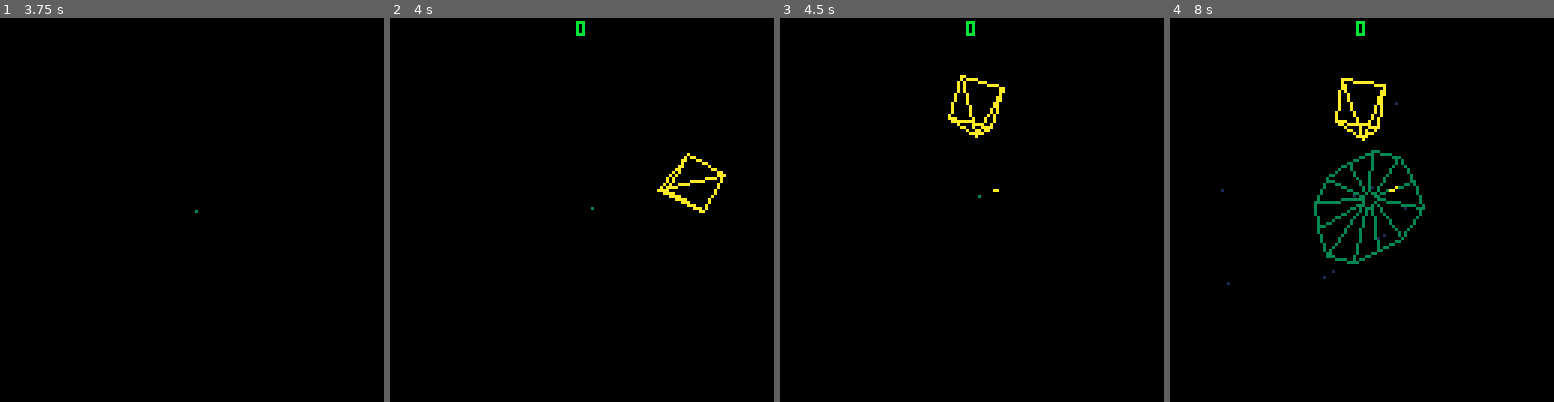
Above: before the commit, frames 1-4 (left to right).
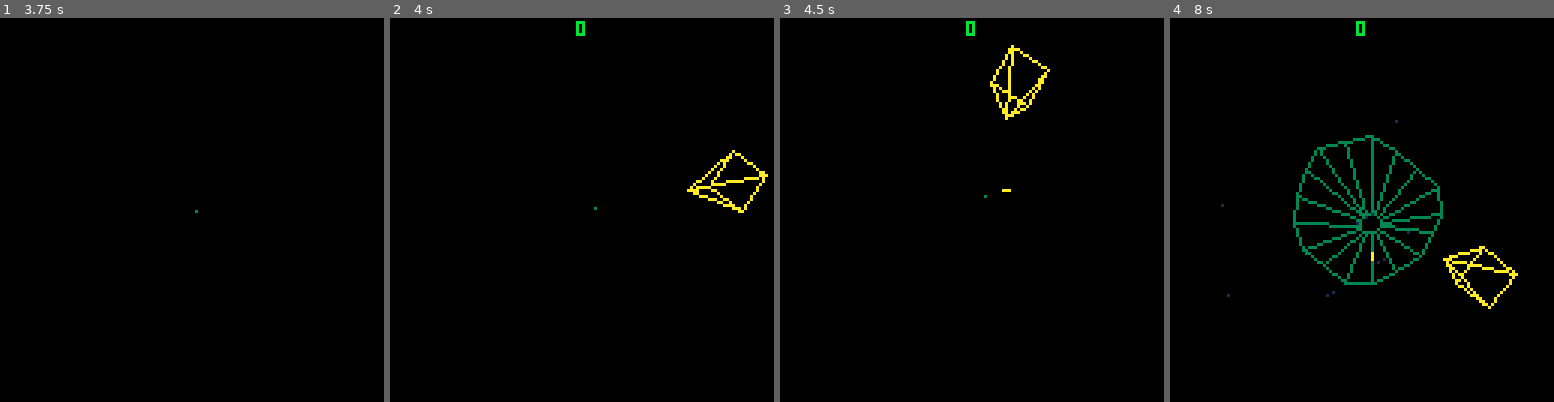
Above: after the commit, the same moments.

Repository: tesselode/web-pilot
Game: PICO-8 cartridge t1k.p8
Two runs of this game, one before a commit and one after it. Both use one fixed random seed, a clock stepped at 60 frames per second and the inputs below.
Inputs:
- Up to frame 1 (3.75 s): tap X (X key) at 0.33, 1.07, 1.85, 2.97 s; tap O (Z key) at 0.7, 1.7, 2.1, 2.5, 2.9, 3.3, 3.7 s; hold Right 1.6-2.1 s; hold Up 2.15-2.42 s; hold Right 2.47-3.03 s; hold Left 3.08-3.58 s; hold Down from 3.63 s (still down)
- Up to frame 2 (4 s): release Down at 3.97 s
- Up to frame 3 (4.5 s): hold Right from 4.02 s (still down); tap X (X key) at 4.08 s; tap O (Z key) at 4.1 s
- Up to frame 4 (8 s): tap O (Z key) every 0.4 s from 4.5 to 7.7 s; release Right at 4.68 s; hold Up 4.73-5.03 s; hold Left 5.08-5.68 s; tap X (X key) at 5.2, 6.32, 7.43 s; hold Down 5.73-6.03 s; hold Right 6.08-6.58 s; hold Right 6.63-7.13 s; hold Up 7.18-7.45 s; hold Right from 7.5 s (still down)

Frame 1 is identical in both runs. In frame 2, 1.0% of the frame differs, in the area x 52-99%, y 34-51%; in frame 3, 1.2%; in frame 4, 4.9%, in the area x 13-91%, y 15-76%.

Commit message:
pass web to gameplay state

Diff:
--- a/t1k.p8
+++ b/t1k.p8
@@ -342,8 +342,40 @@
 class.web.max_z = 1.01
 class.web.zap_speed = .002
 
+function class.web:generate()
+	self.points = {}
+	local lane_size = 16
+	local radius = 32 + rnd(24)
+	local angle = 0
+	local tilt_x = rnd(1/12)
+	local tilt_y = rnd(1/12)
+	local x = radius * cos(angle)
+	local y = radius * sin(angle)
+	local start_x = x
+	local start_y = y
+	while true do
+		self:add_point(x, y)
+		local new_x = radius * cos(angle + rnd(1/8) + tilt_x)
+		local new_y = radius * sin(angle + rnd(1/8) + tilt_y)
+		local dx = new_x - x
+		local dy = new_y - y
+		local len = sqrt(dx * dx + dy * dy)
+		dx /= len
+		dy /= len
+		dx *= lane_size
+		dy *= lane_size
+		x += dx
+		y += dy
+		local new_angle = atan2(x, y)
+		if angle > new_angle then break end
+		local distance_from_start = sqrt((x - start_x) * (x - start_x) + (y - start_y) * (y - start_y))
+		if angle > .5 and distance_from_start < lane_size * 2/3 then break end
+		angle = new_angle
+	end
+end
+
 function class.web:new()
-	self.points = {}
+	self:generate()
 	self.closed = true
 	self.zapping = false
 end
@@ -922,38 +954,6 @@
 state.gameplay.entity_limit = 30
 state.gameplay.game_over_time = 240
 
-function state.gameplay:generate_web()
-	self.web = class.web()
-	local lane_size = 16
-	local radius = 32 + rnd(24)
-	local angle = 0
-	local tilt_x = rnd(1/12)
-	local tilt_y = rnd(1/12)
-	local x = radius * cos(angle)
-	local y = radius * sin(angle)
-	local start_x = x
-	local start_y = y
-	while true do
-		self.web:add_point(x, y)
-		local new_x = radius * cos(angle + rnd(1/8) + tilt_x)
-		local new_y = radius * sin(angle + rnd(1/8) + tilt_y)
-		local dx = new_x - x
-		local dy = new_y - y
-		local len = sqrt(dx * dx + dy * dy)
-		dx /= len
-		dy /= len
-		dx *= lane_size
-		dy *= lane_size
-		x += dx
-		y += dy
-		local new_angle = atan2(x, y)
-		if angle > new_angle then break end
-		local distance_from_start = sqrt((x - start_x) * (x - start_x) + (y - start_y) * (y - start_y))
-		if angle > .5 and distance_from_start < lane_size * 2/3 then break end
-		angle = new_angle
-	end
-end
-
 function state.gameplay:init_stars()
 	self.stars = {}
 	for i = 1, 20 do
@@ -1049,10 +1049,10 @@
 	}
 end
 
-function state.gameplay:enter()
+function state.gameplay:enter(web)
 	self.p3d = class.p3d()
 	self.p3d.oz = -2/3
-	self:generate_web()
+	self.web = web
 	self.entities = {}
 	self.player = add(self.entities, class.player(self.web, 1))
 	self:init_stars()
@@ -1317,7 +1317,7 @@
 	music(0)
 	self.p3d = class.p3d()
 	self.p3d.oz = -1
-	state.gameplay.generate_web(self)
+	self.web = class.web()
 	self.stars = {}
 	for i = 1, 50 do add(self.stars, class.star()) end
 	self.title_z = 0
@@ -1354,12 +1354,11 @@
 	elseif self.state == 2 then
 		self.p3d.oz -= .01
 		if self.p3d.oz < -1 then
-			state_manager:switch(state.gameplay)
+			state_manager:switch(state.gameplay, self.web)
 		end
 	end
 
 	-- cosmetic
-
 	local target_hy_offset = self.state == 1 and 48 or 0
 	self.hy_offset += (target_hy_offset - self.hy_offset) * .1
 	for star in all(self.stars) do star:update(1) end
@@ -1378,7 +1377,7 @@
 	if self.changing_web then
 		self.web_alpha -= self.web_alpha * .1
 		if self.web_alpha < 1/4 then
-			state.gameplay.generate_web(self)
+			self.web = class.web()
 			self.changing_web = false
 		end
 	else
